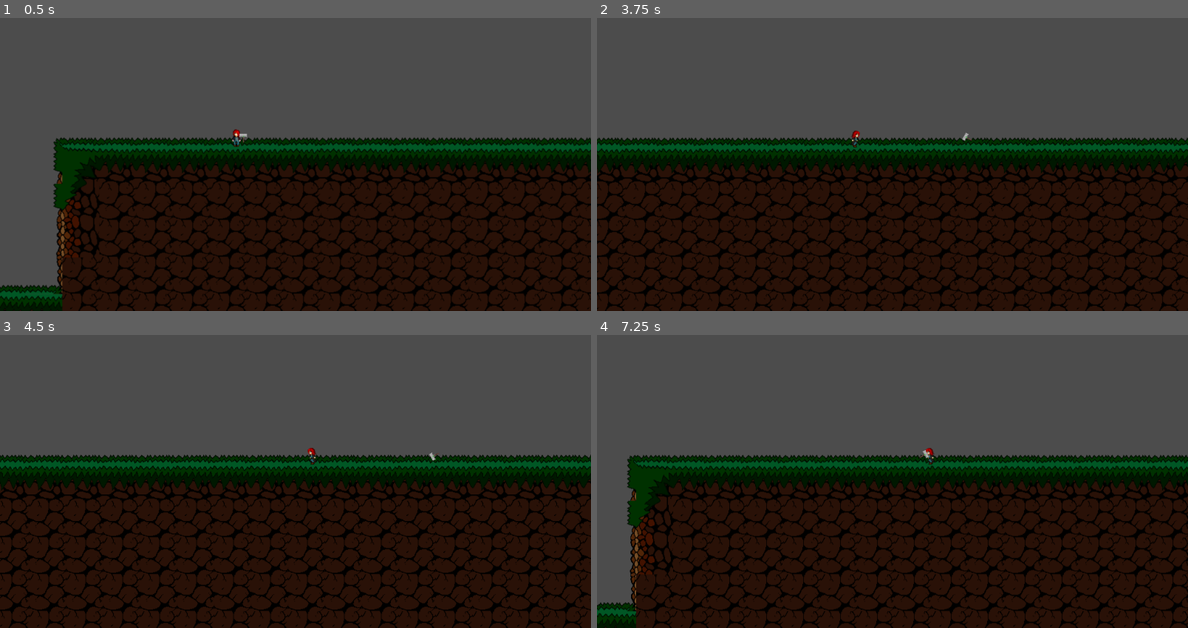
Above: before the commit, frames 1-4 (two rows, left to right).
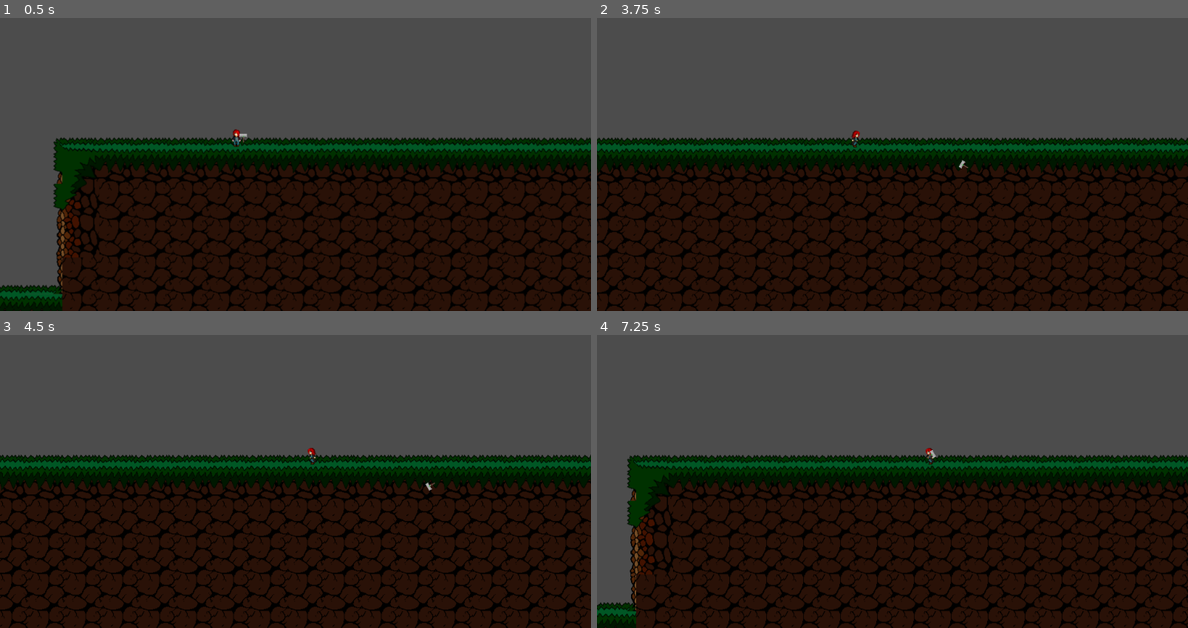
Above: after the commit, the same moments.

Repository: Jantho1990/Hammertime-Prototype
Game: Godot game, scene res://screens/GameScreen.tscn
Two runs of this game, one before a commit and one after it. Both use one fixed random seed, a clock stepped at 60 frames per second and the inputs below.
Inputs (mouse positions are in pixels of both pictures, inside the frame that each line leads up to):
- Up to frame 1 (0.5 s): no input
- Up to frame 2 (3.75 s): tap Enter (ui_accept) at 0.5, 0.77, 1.52, 3.02 s; move the mouse to (1022, 120) at 0.52 s; hold Right mouse button (weapon_throw) 0.53-1.28 s; hold D (ui_right) 0.53-2.03 s; move the mouse to (774, 155) at 1.27 s; right-click (774, 155) at 1.35 s; move the mouse to (951, 61) at 2.02 s; hold A (ui_left) 2.03-2.78 s; hold Right mouse button (weapon_throw) 2.03-2.78 s; move the mouse to (862, 208) at 2.77 s; hold D (ui_right) from 2.78 s (still down); right-click (862, 208) at 2.85 s; move the mouse to (1069, 190) at 3.52 s; hold Right mouse button (weapon_throw) from 3.53 s (still down)
- Up to frame 3 (4.5 s): tap Enter (ui_accept) at 3.77 s; move the mouse to (118, 402) at 4.27 s; release D (ui_right) at 4.28 s; release Right mouse button (weapon_throw) at 4.28 s; hold A (ui_left) from 4.28 s (still down); right-click (118, 402) at 4.35 s
- Up to frame 4 (7.25 s): tap Enter (ui_accept) at 4.52, 6.02, 6.77 s; move the mouse to (922, 455) at 5.02 s; release A (ui_left) at 5.03 s; hold D (ui_right) 5.03-5.78 s; hold Right mouse button (weapon_throw) 5.03-5.78 s; move the mouse to (803, 370) at 5.77 s; hold A (ui_left) from 5.78 s (still down); right-click (803, 370) at 5.85 s; move the mouse to (1022, 437) at 6.52 s; hold Right mouse button (weapon_throw) from 6.53 s (still down)

Frame 1 is identical in both runs. In frame 2, less than 0.1% of the frame differs, in the area x 61-64%, y 39-52%; in frame 3, less than 0.1%; in frame 4, less than 0.1%.

Commit message:
hammer is now thrown in the direction of the cursor

Diff:
--- a/entities/weapon/HammerWeapon.gd
+++ b/entities/weapon/HammerWeapon.gd
@@ -12,6 +12,7 @@
 var hold_offset = Vector2(12, 0)
 var dir = Vector2(1, 0)
 var thrown_dir = dir
+var cursor_position = Vector2(0, 0)
 var motion = Vector2(0, 0)
 
 var rotation_force_deg = 60
@@ -26,6 +27,7 @@
 # Called every frame. 'delta' is the elapsed time since the previous frame.
 func _physics_process(_delta):
   dir = parent.direction
+  cursor_position = get_local_mouse_position()
   match current_throw_state:
     throw_state.THROWING:
       handle_throw_state_throwing()
@@ -51,8 +53,7 @@
   if not $ThrowTween.is_active():
     thrown_dir = dir
     var start = position
-    var destination = position + (Vector2(200, 1) * thrown_dir)
-    print("START", start, "DESTINATION", destination)
+    var destination = (position + (Vector2(200, 1) * thrown_dir)).rotated(position.angle_to(cursor_position))
     $ThrowTween.interpolate_property(self, 'position', start, destination, 0.2)
     $ThrowTween.interpolate_callback(self, 0.2, '_on_Tween_throwing_stop')
     $ThrowTween.start()
@@ -67,8 +68,7 @@
   rotation_degrees += rotation_force_deg * thrown_dir.x
   if not $ThrowTween.is_active():
     var start = position
-    var destination = position - (Vector2(200, 1) * thrown_dir)
-    print("START", start, "DESTINATION", destination)
+    var destination = Vector2(0, 0)
     $ThrowTween.interpolate_property(self, 'position', start, destination, 0.2)
     $ThrowTween.interpolate_callback(self, 0.2, '_on_Tween_returning_stop')
     $ThrowTween.start()
